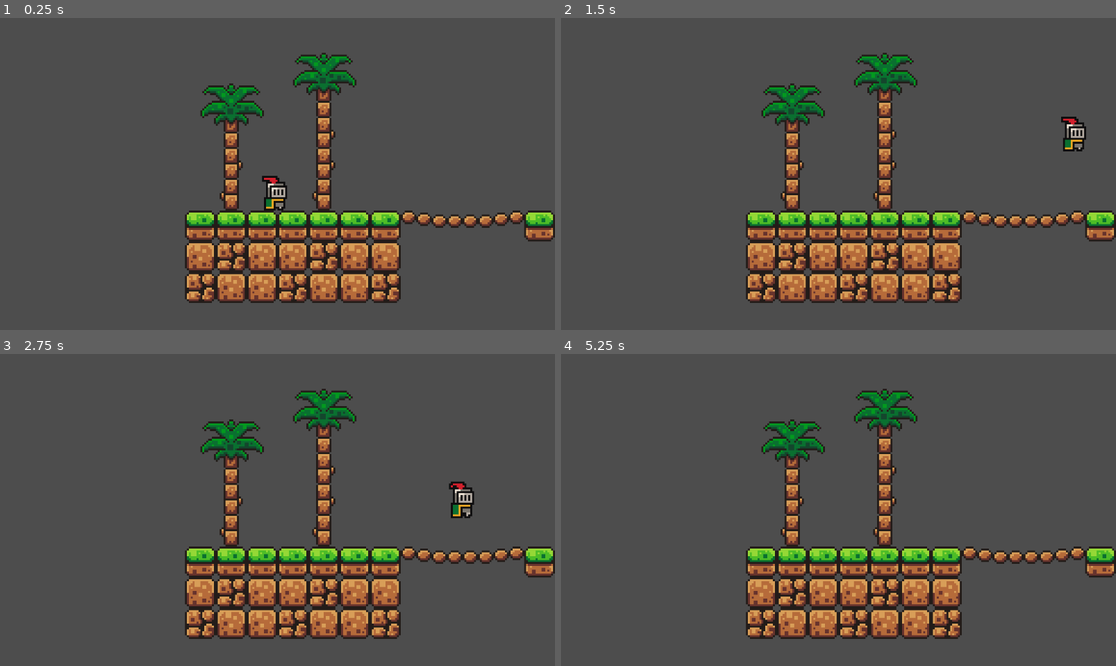
Above: before the commit, frames 1-4 (two rows, left to right).
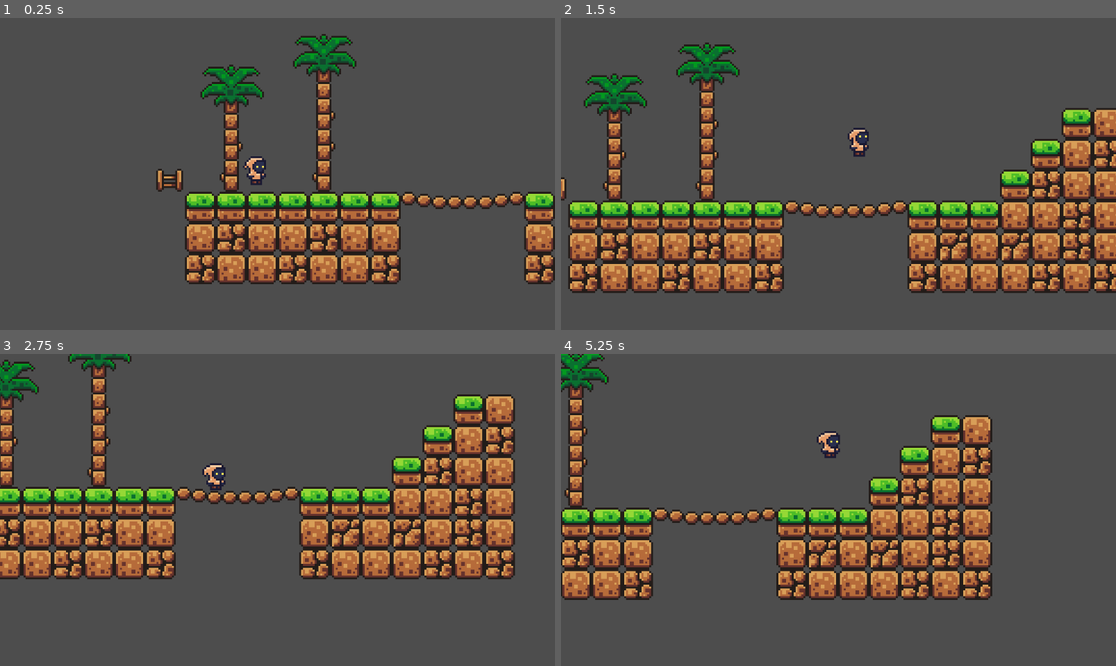
Above: after the commit, the same moments.

Repository: andrewgilliland/mega
Game: Godot game, scene res://scenes/game.tscn
The game is run twice, just before and just after one commit, with the same random seed, the same clock (stepped at 60 frames per second) and the same inputs.
Inputs:
- Up to frame 1 (0.25 s): no input
- Up to frame 2 (1.5 s): tap Enter (ui_accept) at 0.5, 0.6, 0.77, 1.07, 1.35 s; hold Right (ui_right) from 0.53 s (still down)
- Up to frame 3 (2.75 s): tap Enter (ui_accept) at 1.52, 1.82, 2.1 s; release Right (ui_right) at 2.03 s; hold Left (ui_left) from 2.03 s (still down)
- Up to frame 4 (5.25 s): release Left (ui_left) at 2.78 s; hold Right (ui_right) 2.78-4.28 s; tap Enter (ui_accept) at 2.85, 3.02, 3.32, 3.6, 3.77, 4.07, 4.35, 4.52, 4.82, 5.1 s; hold Left (ui_left) 4.28-5.03 s; hold Right (ui_right) from 5.03 s (still down)

The runs differ from the first frame. In frame 1, 19% of the frame differs, in the area x 28-100%, y 5-92%; in frame 2, 41%; in frame 3, 41%, in the area x 0-100%, y 0-92%; in frame 4, 32%.

Commit message:
feat: adds cloud and ghost

Diff:
--- /dev/null
+++ b/scenes/cloud.tscn
@@ -0,0 +1,49 @@
+[gd_scene load_steps=8 format=3 uid="uid://crv5crfyg8tw0"]
+
+[ext_resource type="Script" uid="uid://bv6gnd5wns6p" path="res://scripts/cloud.gd" id="1_2kyfr"]
+[ext_resource type="Texture2D" uid="uid://bbtwr0p8dbwws" path="res://assets/sprites/charsets_12_m-f_complete_by_antifarea.png" id="1_vlwrh"]
+
+[sub_resource type="AtlasTexture" id="AtlasTexture_2kyfr"]
+atlas = ExtResource("1_vlwrh")
+region = Rect2(18, 198, 15, 18)
+
+[sub_resource type="AtlasTexture" id="AtlasTexture_n1qj5"]
+atlas = ExtResource("1_vlwrh")
+region = Rect2(33, 198, 15, 18)
+
+[sub_resource type="AtlasTexture" id="AtlasTexture_fubt3"]
+atlas = ExtResource("1_vlwrh")
+region = Rect2(48, 198, 15, 18)
+
+[sub_resource type="SpriteFrames" id="SpriteFrames_sk0fm"]
+animations = [{
+"frames": [{
+"duration": 1.0,
+"texture": SubResource("AtlasTexture_2kyfr")
+}, {
+"duration": 1.0,
+"texture": SubResource("AtlasTexture_n1qj5")
+}, {
+"duration": 1.0,
+"texture": SubResource("AtlasTexture_fubt3")
+}],
+"loop": true,
+"name": &"idle",
+"speed": 4.0
+}]
+
+[sub_resource type="CircleShape2D" id="CircleShape2D_6omnh"]
+radius = 4.0
+
+[node name="Cloud" type="CharacterBody2D"]
+script = ExtResource("1_2kyfr")
+
+[node name="AnimatedSprite2D" type="AnimatedSprite2D" parent="."]
+sprite_frames = SubResource("SpriteFrames_sk0fm")
+animation = &"idle"
+autoplay = "idle"
+frame_progress = 0.851435
+
+[node name="CollisionShape2D" type="CollisionShape2D" parent="."]
+position = Vector2(-1, 5)
+shape = SubResource("CircleShape2D_6omnh")
--- a/scenes/game.tscn
+++ b/scenes/game.tscn
@@ -1,6 +1,6 @@
 [gd_scene load_steps=5 format=3 uid="uid://d1kfns65mep7f"]
 
-[ext_resource type="PackedScene" uid="uid://dgtb1ny8n14rd" path="res://scenes/player.tscn" id="1_uwrxv"]
+[ext_resource type="PackedScene" uid="uid://3whfmjodl0v5" path="res://scenes/ghost.tscn" id="2_lnu2h"]
 [ext_resource type="Texture2D" uid="uid://bf3kt80qctpsj" path="res://assets/sprites/world_tileset.png" id="2_yqjtg"]
 
 [sub_resource type="TileSetAtlasSource" id="TileSetAtlasSource_lnu2h"]
@@ -28,7 +28,7 @@
 10:0/0 = 0
 10:0/0/physics_layer_0/polygon_0/points = PackedVector2Array(-8, -6.23211, 8, -6.23211, 8, 1.08814, -8, 1.28599)
 11:0/0 = 0
-11:0/0/physics_layer_0/polygon_0/points = PackedVector2Array(-8, -6.23211, 8, -6.23211, 8, 1.08814, -8, 1.28599)
+11:0/0/physics_layer_0/polygon_0/points = PackedVector2Array(-8, -6.42995, 8, -8, 8, -1.38491, -8, 0.692455)
 0:1/0 = 0
 0:1/0/physics_layer_0/polygon_0/points = PackedVector2Array(-8, -8, 8, -8, 8, 8, -8, 8)
 1:1/0 = 0
@@ -40,7 +40,7 @@
 4:1/0 = 0
 4:1/0/physics_layer_0/polygon_0/points = PackedVector2Array(-8, -8, 8, -8, 8, 8, -8, 8)
 5:1/0 = 0
-5:1/0/physics_layer_0/polygon_0/points = PackedVector2Array(-8, -8, 8, -8, 8, 8, -8, 8)
+5:1/0/physics_layer_0/polygon_0/points = PackedVector2Array(-8, -8, 8, -8, 8, -7.61702, 8, 8, -8, 8)
 6:1/0 = 0
 6:1/0/physics_layer_0/polygon_0/points = PackedVector2Array(-8, -8, 8, -8, 8, 8, -8, 8)
 7:1/0 = 0
@@ -48,8 +48,11 @@
 8:1/0 = 0
 8:1/0/physics_layer_0/polygon_0/points = PackedVector2Array(-8, -8, 8, -8, 8, 8, -8, 8)
 9:1/0 = 0
+9:1/0/physics_layer_0/polygon_0/points = PackedVector2Array(-8, -6.23211, 8, -6.23211, 8, 1.08814, -8, 0.989222)
 10:1/0 = 0
+10:1/0/physics_layer_0/polygon_0/points = PackedVector2Array(-8, -8, 8, -6.62779, 8, 0.692455, -8, -0.989223)
 11:1/0 = 0
+11:1/0/physics_layer_0/polygon_0/points = PackedVector2Array(-8, -6.42995, 8, -8, 8, -1.38491, -8, 0.692455)
 0:2/0 = 0
 0:2/0/physics_layer_0/polygon_0/points = PackedVector2Array(-8, -8, 8, -8, 8, 8, -8, 8)
 1:2/0 = 0
@@ -69,8 +72,11 @@
 8:2/0 = 0
 8:2/0/physics_layer_0/polygon_0/points = PackedVector2Array(-8, -8, 8, -8, 8, 8, -8, 8)
 9:2/0 = 0
+9:2/0/physics_layer_0/polygon_0/points = PackedVector2Array(-8, -6.03426, 8, -5.93534, 8, 1.08814, -8, 1.08814)
 10:2/0 = 0
+10:2/0/physics_layer_0/polygon_0/points = PackedVector2Array(-8, -6.42995, 8, -8, 8, -1.38491, -8, 0.692455)
 11:2/0 = 0
+11:2/0/physics_layer_0/polygon_0/points = PackedVector2Array(-8, -6.42995, 8, -8, 8, -1.38491, -8, 0.692455)
 0:3/0 = 0
 1:3/0 = 0
 2:3/0 = 0
@@ -86,6 +92,7 @@
 7:4/0 = 0
 8:4/0 = 0
 9:4/0 = 0
+9:4/0/physics_layer_0/polygon_0/points = PackedVector2Array(-8, -8, 8, -8, 8, 8, -8, 8)
 0:5/0 = 0
 1:5/0 = 0
 5:5/0 = 0
@@ -162,15 +169,16 @@
 
 [node name="Game" type="Node2D"]
 
-[node name="Player" parent="." instance=ExtResource("1_uwrxv")]
-position = Vector2(79, 60)
-
-[node name="Camera2D" type="Camera2D" parent="."]
-position = Vector2(79, 60)
-offset = Vector2(1, 1)
-zoom = Vector2(4, 4)
-
 [node name="TileMap" type="TileMap" parent="."]
 tile_set = SubResource("TileSet_lbhrr")
 format = 2
-layer_0/tile_data = PackedInt32Array(327684, 0, 0, 327685, 0 …(536 unchanged characters)… 6608, 7, 131078, 196608, 7, 6, 131072, 4)
+layer_0/tile_data = PackedInt32Array(327684, 0, 0, 327685, 0 …(536 unchanged characters)… 6608, 7, 131078, 196608, 7, 6, 131072, 4, 393229, 0, 1, 393231, 0, 1, 458766, 0, 1, 458767, 0, 1, 458765, 65536, 1, 393230, 65536, 0, 262145, 589824, 3, 458768, 0, 1, 393233, 0, 1, 327697, 0, 1, 196626, 0, 1, 327696, 0, 1, 131091, 0, 1, 393232, 65536, 0, 262161, 65536, 1, 196627, 65536, 1, 393234, 65536, 1, 327698, 65536, 1, 458771, 65536, 1, 458769, 65536, 1, 458770, 0, 1, 393235, 0, 1, 327699, 0, 1, 262163, 0, 1, 262162, 0, 1)
+
+[node name="ghost" parent="." instance=ExtResource("2_lnu2h")]
+position = Vector2(69, 40)
+
+[node name="Camera2D" type="Camera2D" parent="ghost"]
+position = Vector2(10, 20)
+offset = Vector2(1, 1)
+zoom = Vector2(4, 4)
+position_smoothing_enabled = true
--- /dev/null
+++ b/scenes/ghost.tscn
@@ -0,0 +1,77 @@
+[gd_scene load_steps=12 format=3 uid="uid://3whfmjodl0v5"]
+
+[ext_resource type="Script" uid="uid://c85wal6gkor8j" path="res://scripts/ghost.gd" id="1_l5lq6"]
+[ext_resource type="Texture2D" uid="uid://c42taphw4437l" path="res://assets/sprites/player.png" id="1_t76o2"]
+
+[sub_resource type="AtlasTexture" id="AtlasTexture_l5lq6"]
+atlas = ExtResource("1_t76o2")
+region = Rect2(0, 0, 16, 16)
+
+[sub_resource type="AtlasTexture" id="AtlasTexture_bbnym"]
+atlas = ExtResource("1_t76o2")
+region = Rect2(16, 0, 16, 16)
+
+[sub_resource type="AtlasTexture" id="AtlasTexture_veat2"]
+atlas = ExtResource("1_t76o2")
+region = Rect2(32, 0, 16, 16)
+
+[sub_resource type="AtlasTexture" id="AtlasTexture_5mfnq"]
+atlas = ExtResource("1_t76o2")
+region = Rect2(48, 0, 16, 16)
+
+[sub_resource type="AtlasTexture" id="AtlasTexture_lv6vd"]
+atlas = ExtResource("1_t76o2")
+region = Rect2(64, 0, 16, 16)
+
+[sub_resource type="AtlasTexture" id="AtlasTexture_sv5gc"]
+atlas = ExtResource("1_t76o2")
+region = Rect2(80, 0, 16, 16)
+
+[sub_resource type="AtlasTexture" id="AtlasTexture_wj1r3"]
+atlas = ExtResource("1_t76o2")
+region = Rect2(96, 0, 16, 16)
+
+[sub_resource type="SpriteFrames" id="SpriteFrames_seks5"]
+animations = [{
+"frames": [{
+"duration": 1.0,
+"texture": SubResource("AtlasTexture_l5lq6")
+}, {
+"duration": 1.0,
+"texture": SubResource("AtlasTexture_bbnym")
+}, {
+"duration": 1.0,
+"texture": SubResource("AtlasTexture_veat2")
+}, {
+"duration": 1.0,
+"texture": SubResource("AtlasTexture_5mfnq")
+}, {
+"duration": 1.0,
+"texture": SubResource("AtlasTexture_lv6vd")
+}, {
+"duration": 1.0,
+"texture": SubResource("AtlasTexture_sv5gc")
+}, {
+"duration": 1.0,
+"texture": SubResource("AtlasTexture_wj1r3")
+}],
+"loop": true,
+"name": &"idle",
+"speed": 5.0
+}]
+
+[sub_resource type="CircleShape2D" id="CircleShape2D_4pqta"]
+radius = 4.0
+
+[node name="Ghost" type="CharacterBody2D"]
+script = ExtResource("1_l5lq6")
+
+[node name="AnimatedSprite2D" type="AnimatedSprite2D" parent="."]
+sprite_frames = SubResource("SpriteFrames_seks5")
+animation = &"idle"
+autoplay = "idle"
+frame_progress = 0.753612
+
+[node name="CollisionShape2D" type="CollisionShape2D" parent="."]
+position = Vector2(0, 4)
+shape = SubResource("CircleShape2D_4pqta")
--- a/scenes/player.tscn
+++ b/scenes/player.tscn
@@ -50,7 +50,7 @@
 sprite_frames = SubResource("SpriteFrames_tuyoq")
 animation = &"idle"
 autoplay = "idle"
-frame_progress = 0.728074
+frame_progress = 0.0899634
 
 [node name="CollisionShape2D" type="CollisionShape2D" parent="."]
 position = Vector2(0, -5)
--- /dev/null
+++ b/scripts/cloud.gd
@@ -0,0 +1,25 @@
+extends CharacterBody2D
+
+
+const SPEED = 150.0
+const JUMP_VELOCITY = -300.0
+
+
+func _physics_process(delta: float) -> void:
+	# Add the gravity.
+	if not is_on_floor():
+		velocity += get_gravity() * delta
+
+	# Handle jump.
+	if Input.is_action_just_pressed("ui_accept") and is_on_floor():
+		velocity.y = JUMP_VELOCITY
+
+	# Get the input direction and handle the movement/deceleration.
+	# As good practice, you should replace UI actions with custom gameplay actions.
+	var direction := Input.get_axis("ui_left", "ui_right")
+	if direction:
+		velocity.x = direction * SPEED
+	else:
+		velocity.x = move_toward(velocity.x, 0, SPEED)
+
+	move_and_slide()
--- /dev/null
+++ b/scripts/ghost.gd
@@ -0,0 +1,25 @@
+extends CharacterBody2D
+
+
+const SPEED = 120.0
+const JUMP_VELOCITY = -250.0
+
+
+func _physics_process(delta: float) -> void:
+	# Add the gravity.
+	if not is_on_floor():
+		velocity += get_gravity() * delta
+
+	# Handle jump.
+	if Input.is_action_just_pressed("ui_accept") and is_on_floor():
+		velocity.y = JUMP_VELOCITY
+
+	# Get the input direction and handle the movement/deceleration.
+	# As good practice, you should replace UI actions with custom gameplay actions.
+	var direction := Input.get_axis("ui_left", "ui_right")
+	if direction:
+		velocity.x = direction * SPEED
+	else:
+		velocity.x = move_toward(velocity.x, 0, SPEED)
+
+	move_and_slide()
Not shown, added: assets/sprites/charsets_12_m-f_complete_by_antifarea.png.import
Binary file added: assets/sprites/charsets_fantasy_antifarea.png
Not shown, added: assets/sprites/charsets_fantasy_antifarea.png.import
Binary file added: assets/sprites/player.png
Not shown, added: assets/sprites/player.png.import
Binary file added: assets/sprites/river-city-ransom-1.png
Not shown, added: assets/sprites/river-city-ransom-1.png.import
Not shown, added: scripts/cloud.gd.uid
Not shown, added: scripts/ghost.gd.uid
Not shown, added: assets/.DS_Store
Not shown, added: assets/sprites/.DS_Store
